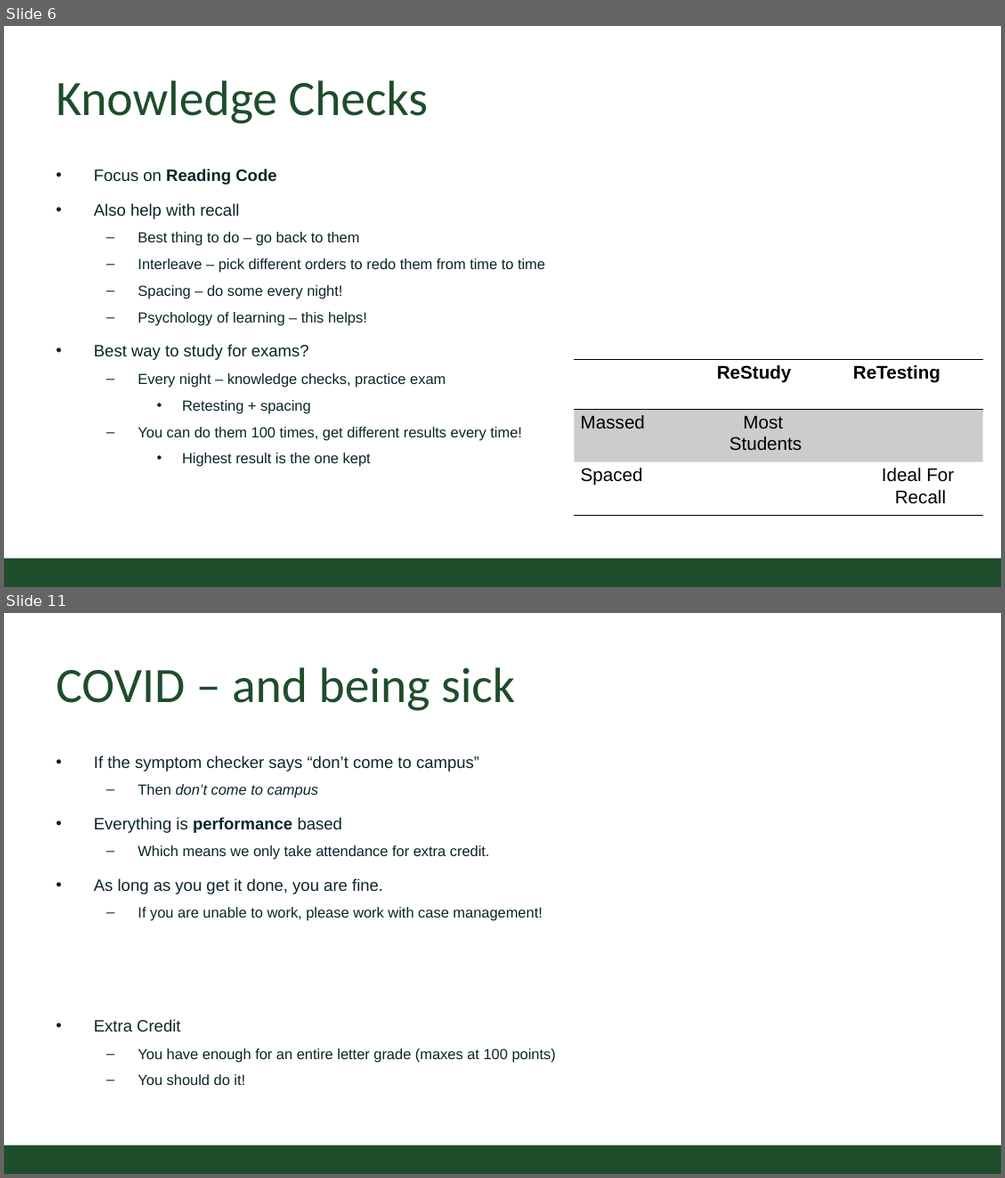
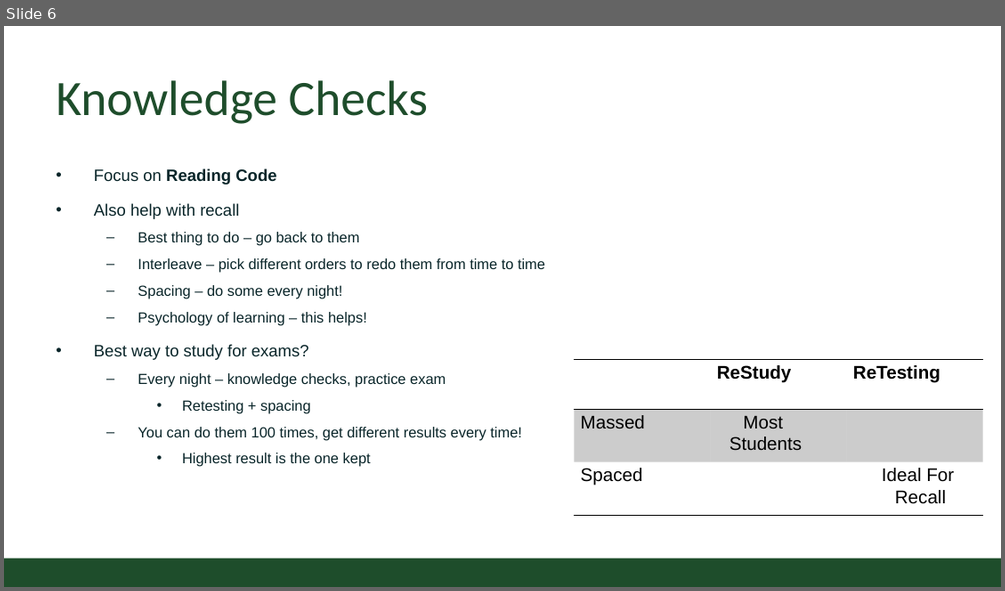
Before and after one commit to CSU-CompSci-CS163-4/Handouts, a slide deck: help session/week1/gold_format.pptx. Shown one above the other, each under a label of ours: slides 6 and 11 before the commit, slide 6 after it; the slides between them are not shown. The pictures are 1005x1178 and 1005x591 pixels, drawn with LibreOffice and Linux fonts; fonts in the diff are those of the drawing; background and template pictures are left out. Boxes give left, top, right and bottom in pixels: in the first picture for what was removed or moved away, otherwise in the second. Text is boxed around its words. In the diff, an @@ line names an element or a change of style, - is before the commit and + after.

```diff
--- a/help session/week1/gold_format.pptx
+++ b/help session/week1/gold_format.pptx
@@ slide 11 removed at [4,613,1001,1174], background #FFFFFF; not listed: 1 template element that a slide beside it also shows @@
@@ title removed at [56,667,515,711] @@
-COVID – and being sick
@@ text removed at [94,755,556,1085] @@
-• If the symptom checker says “don’t come to campus”
-  – Then don’t come to campus
-• Everything is performance based
-  – Which means we only take attendance for extra credit.
-• As long as you get it done, you are fine.
-  – If you are unable to work, please work with case management!
-• Extra Credit
-  – You have enough for an entire letter grade (maxes at 100 points)
-  – You should do it!
```
Also in this commit, not shown: 9 slides changed.
